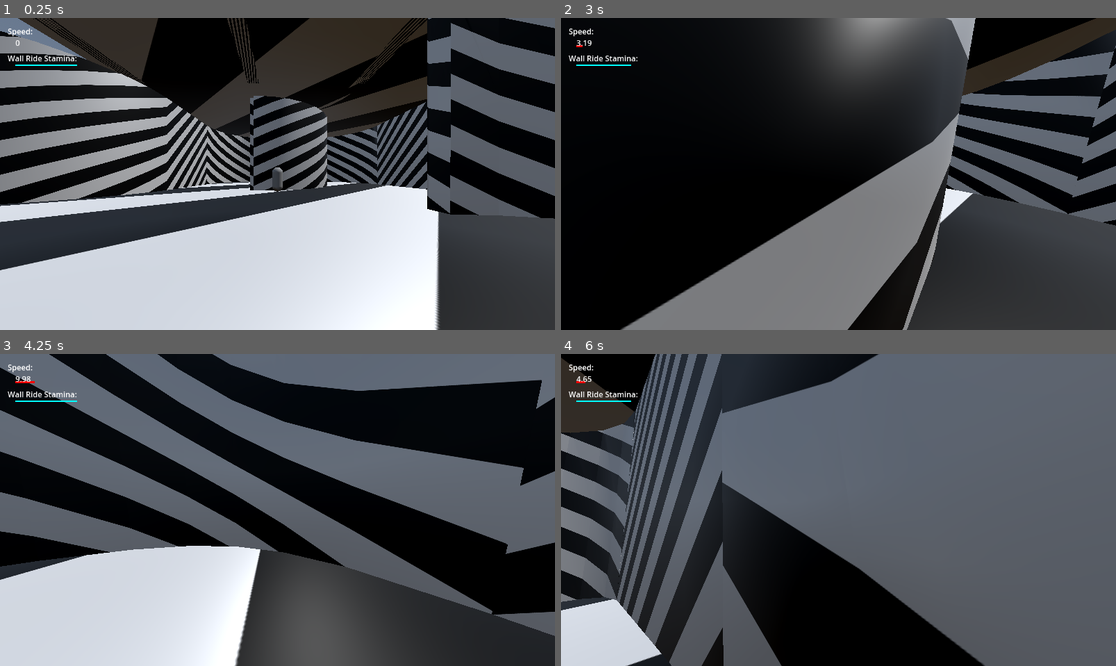
Above: before the commit, frames 1-4 (two rows, left to right).
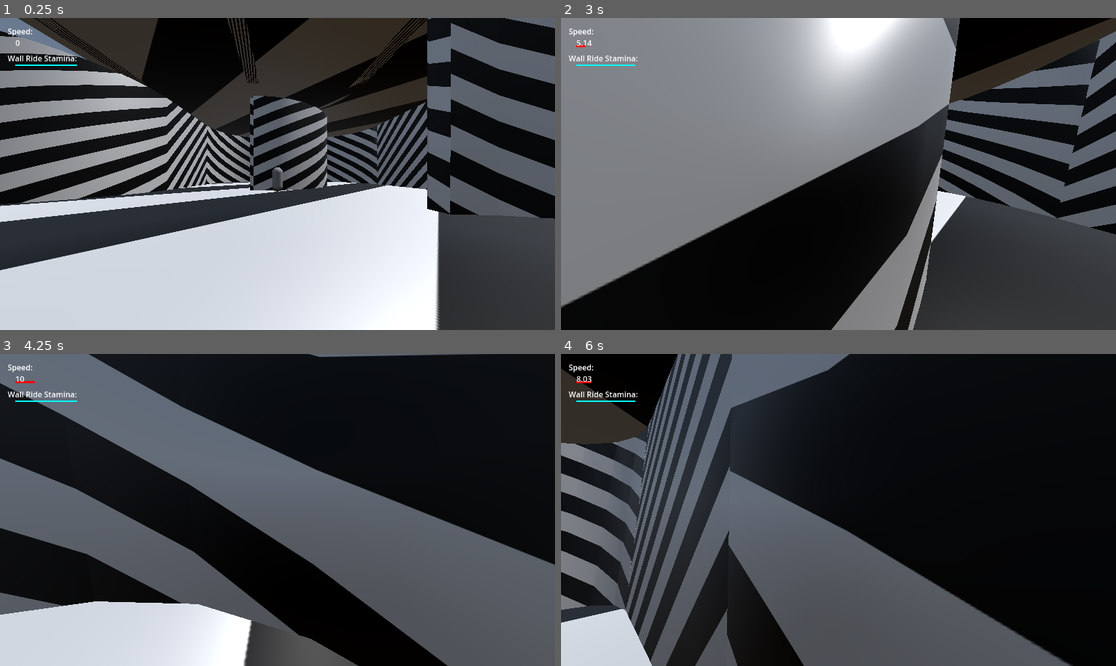
Above: after the commit, the same moments.

Repository: tremisabdoul/Edge-Fall
Game: Godot game, scene res://node_3d.tscn
Two runs of this game, one before a commit and one after it. Both use one fixed random seed, a clock stepped at 60 frames per second and the inputs below.
Inputs (mouse positions are in pixels of both pictures, inside the frame that each line leads up to):
- Up to frame 1 (0.25 s): no input
- Up to frame 2 (3 s): move the mouse to (866, 174) at 0.52 s; hold Space (jump) 0.53-1.28 s; hold W (forward) from 0.53 s (still down); move the mouse to (810, 174) at 1.27 s; tap Space (jump) at 1.35, 1.52, 1.82, 2.85 s; move the mouse to (849, 167) at 2.02 s; hold Space (jump) 2.03-2.78 s; move the mouse to (832, 180) at 2.77 s
- Up to frame 3 (4.25 s): keep holding W (forward); tap Space (jump) at 3.02, 3.32 s; move the mouse to (316, 513) at 3.52 s; hold Space (jump) from 3.53 s (still down)
- Up to frame 4 (6 s): move the mouse to (794, 506) at 4.27 s; release Space (jump) at 4.28 s; tap Space (jump) at 4.35, 4.52, 4.82, 5.85 s; move the mouse to (844, 510) at 5.02 s; hold Space (jump) 5.03-5.78 s; move the mouse to (816, 503) at 5.77 s; release W (forward) at 5.78 s; hold D (right) from 5.78 s (still down)

The runs differ from the first frame. In frame 2, 67% of the frame differs, in the area x 0-100%, y 0-100%; in frame 3, 60%; in frame 4, 75%.

Commit message:
C'est juste beau (code plus beau)

Diff:
--- a/CharacterBody3D.gd
+++ b/CharacterBody3D.gd
@@ -1,15 +1,13 @@
 extends CharacterBody3D
 
 
-var speed = 5.
-var wallride_stamina = 1.
-var jump_velocity = 7.
-var sensibility: Vector2 = -Vector2(.01, .01)
-var friction = 2.
-var is_wallriding = false
-
-# Get the gravity from the project settings to be synced with RigidBody nodes.
-var gravity = ProjectSettings.get_setting("physics/3d/default_gravity") * 4
+var sensibility:    Vector2 = -Vector2(.01, .01)
+var gravity:          float = ProjectSettings.get_setting("physics/3d/default_gravity") * 4
+var speed:            float = 5.
+var jump_velocity:    float = 14.
+var is_wallriding:     bool = false
+var wallride_stamina: float = 1.
+var friction:         float = 2.
 
 func _enter_tree():
 	get_window().mode = Window.MODE_FULLSCREEN
@@ -23,33 +21,24 @@
 		#$Head.fov = min((120 + 1/friction + $Head.fov + abs(event.relative.x * sensibility.x * 5))/2, 160)
 
 func _physics_process(delta):
-	var current_speed = Vector2(velocity.x, velocity.z).length()
-	var input = Input.get_vector("left", "right", "forward", "backward").normalized()
-	var tickspeed = speed
-	var was_wallriding = is_wallriding
+	var was_wallriding: bool = is_wallriding
+	var current_speed: float = Vector2(velocity.x, velocity.z).length()
+	var tickspeed:     float = speed
+	var input:       Vector2 = Input.get_vector("left", "right", "forward", "backward").normalized()
+
 	$Head.fov = ($Head.fov * 7 + 90 + (89*current_speed)/(current_speed+20))/8
 	$Head.attributes.dof_blur_near_distance = current_speed/10 + 1
 	$Head.attributes.dof_blur_amount = current_speed/1000 + .05
 	$Head.attributes.auto_exposure_scale = exp(current_speed-100) + .3
-	gravity = ProjectSettings.get_setting("physics/3d/default_gravity") * 4
-	jump_velocity = 7*2
-	is_wallriding = (
-		!is_on_floor()
-		and
-		($WallRide/Bot/Back.is_colliding() or $WallRide/Bot/Left.is_colliding() or $WallRide/Bot/Right.is_colliding())
-		and
-		($WallRide/Top/Back.is_colliding() or $WallRide/Top/Left.is_colliding() or $WallRide/Top/Right.is_colliding())
-		and
-		(!Input.is_action_pressed("jump") or !Input.is_action_just_pressed("jump"))
-		and
-		(wallride_stamina > 0)
-	)
+
+	is_wallriding = (!is_on_floor() and (wallride_stamina > 0) and !Input.is_action_pressed("jump")
+			and ($WallRide/Bot/Back.is_colliding() or $WallRide/Bot/Left.is_colliding() or $WallRide/Bot/Right.is_colliding())
+			and ($WallRide/Top/Back.is_colliding() or $WallRide/Top/Left.is_colliding() or $WallRide/Top/Right.is_colliding()))
+
 	if wallride_stamina < 0:
 		is_wallriding = false
 		wallride_stamina = 0
 
-	if is_wallriding:
-		wallride_stamina -= delta
 	#!Input.is_action_pressed("jump")
 	if was_wallriding and !is_wallriding and !is_on_floor():
 		var direction = $Head.global_transform.basis.z * (input.y + 5*(-float($WallRide/Top/Back.is_colliding())))
@@ -67,45 +56,51 @@
 	if Input.is_action_just_pressed("jump") and is_on_floor():
 		velocity.y = jump_velocity
 		tickspeed *= 2
+
 	if is_wallriding:
-		#if Input.is_action_pressed("jump"):
-		#q 	velocity += $Head.global_transform.basis.x * (float($WallRide/Top/Left.is_colliding())-float($WallRide/Top/Right.is_colliding())) * tickspeed
+		var wallriding_dir = float($WallRide/Top/Left.is_colliding())-float($WallRide/Top/Right.is_colliding())
 		var direction = $Head.global_transform.basis.z * input.y
+
+		wallride_stamina -= delta
+
 		direction += $Head.global_transform.basis.x * input.x
 		direction.y *= current_speed/10
-		clamp(direction.y, -6, 3)
-		#friction += 1.2 * .1
-		#friction /= 1.1
-		#friction += 1.0000001 * .01
-		#friction = min(friction / 1.01, 1.25)
+
+		velocity.y -= gravity * delta
 		velocity.y = clamp(velocity.y, -6, 3)
-		velocity.y -= gravity * delta
+
 		velocity += direction * tickspeed / 2
-		velocity.x /= friction
-		velocity.y /= friction
-		velocity.z /= friction
-		var wallriding_dir = float($WallRide/Top/Left.is_colliding())-float($WallRide/Top/Right.is_colliding())
+
+		velocity /= friction
+
 		$Head.rotation.z -= velocity.dot(transform.basis.x) / 1000
-		$Head.rotation.z -= wallriding_dir * .2
+		$Head.rotation.z += wallriding_dir * .02
 		$Head.rotation.z /= 1.1
-		$Head.rotation.z += wallriding_dir * .2
 	elif is_on_floor():
 		var direction = transform.basis * Vector3(input.x, 0, input.y)
-		velocity += direction * tickspeed
+
 		friction += 2 * .01
 		friction /= 1.01
+
+		velocity += direction * tickspeed
+
 		velocity.x /= max(friction / 1.01, 1.5)
 		velocity.z /= max(friction / 1.01, 1.5)
+
 		$Head.rotation.z -= velocity.dot(transform.basis.x) / 1000
 		$Head.rotation.z /= 1.1
 	else:
 		var direction = transform.basis * Vector3(input.x, 0, input.y)
-		velocity += direction * tickspeed /3
 		friction += 1.0000001 * .01
 		friction = min(friction / 1.01, 1.25)
+
+		velocity += direction * tickspeed / 3
+
 		velocity.y -= gravity * delta
+
 		velocity.x /= friction
 		velocity.z /= friction
+
 		$Head.rotation.z -= velocity.dot(transform.basis.x) / 1000
 		$Head.rotation.z /= 1.1
 
--- a/node_3d.tscn
+++ b/node_3d.tscn
@@ -96,7 +96,6 @@
 volumetric_fog_albedo = Color(0.768627, 0.988235, 0, 1)
 volumetric_fog_emission = Color(0.501961, 0, 1, 1)
 volumetric_fog_emission_energy = 0.1
-adjustment_enabled = true
 
 [node name="Node3D" type="Node3D"]
 
